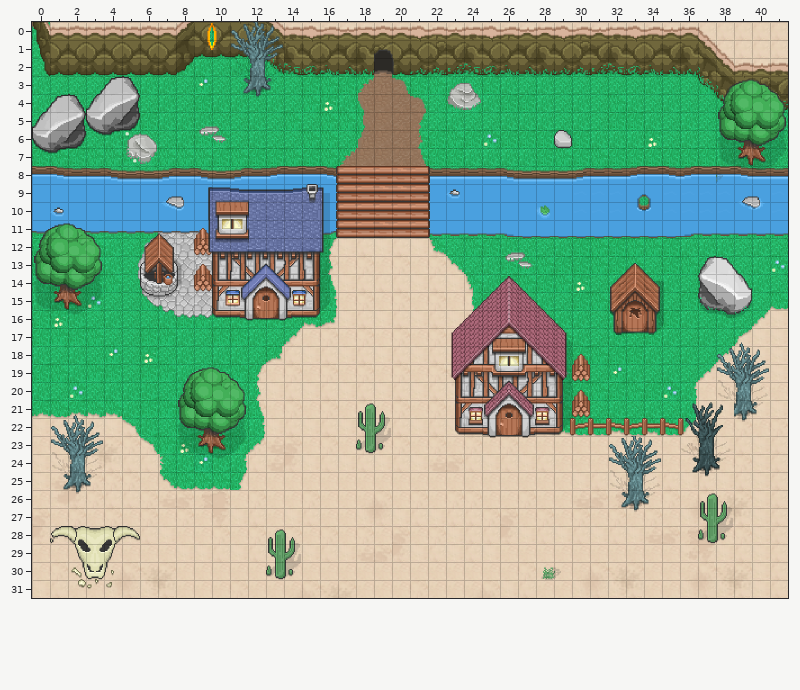
Level history. Tiled map (JSON): assets/map/example_map.json. Above: the version before the commit.
Cells are 32x32 px. Shown: x 0..41, y 0..31.
The result:
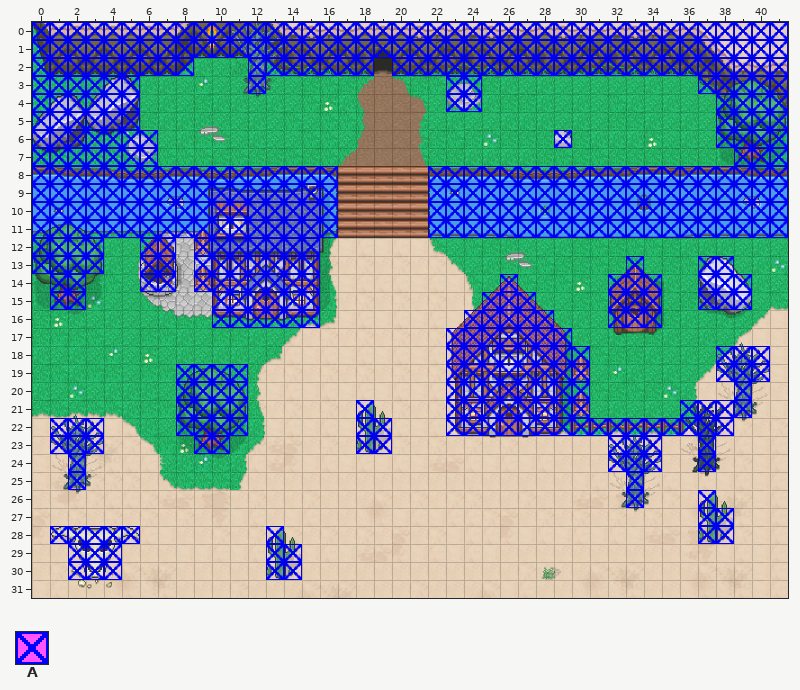
Key: from "tilesheet": A 26.
_ is an empty cell, . an unchanged one.
Tiles of an added or newly shown layer are drawn over the layers below it.
Change:
--- layer "collision" (added)
@@ x 0..41 @@
- 0 __________________________________________
- 1 __________________________________________
- 2 _________..._______.______________________
- 3 ______......_..........__............_____
- 4 ______.................__.............____
- 5 ______................................____
- 6 _______......................_........____
- 7 _______................................___
- 8 _________________.....____________________
- 9 _________________.....____________________
-10 _________________.....____________________
-11 _________________.....____________________
-12 ____..__._______..........................
-13 ____..__._______................._...__...
-14 .__...__._______.........._.....___..___..
-15 .__.......______.........___....___..___..
-16 ..........______........_____...___.......
-17 ......................._______............
-18 .......................________.......___.
-19 ........____...........________.......___.
-20 ........____...........________........_..
-21 ........____......_....________.....____..
-22 .___....____......__...________________...
-23 .___.....__.......__............___.._....
-24 .._.............................___.._....
-25 .._.............................._........
-26 ................................._..._....
-27 .....................................__...
-28 ._____......._.......................__...
-29 ..___........__...........................
-30 ..___........__...........................
+ 0 AAAAAAAAAAAAAAAAAAAAAAAAAAAAAAAAAAAAAAAAAA
+ 1 AAAAAAAAAAAAAAAAAAAAAAAAAAAAAAAAAAAAAAAAAA
+ 2 AAAAAAAAA...AAAAAAA.AAAAAAAAAAAAAAAAAAAAAA
+ 3 AAAAAA......A..........AA............AAAAA
+ 4 AAAAAA.................AA.............AAAA
+ 5 AAAAAA................................AAAA
+ 6 AAAAAAA......................A........AAAA
+ 7 AAAAAAA................................AAA
+ 8 AAAAAAAAAAAAAAAAA.....AAAAAAAAAAAAAAAAAAAA
+ 9 AAAAAAAAAAAAAAAAA.....AAAAAAAAAAAAAAAAAAAA
+10 AAAAAAAAAAAAAAAAA.....AAAAAAAAAAAAAAAAAAAA
+11 AAAAAAAAAAAAAAAAA.....AAAAAAAAAAAAAAAAAAAA
+12 AAAA..AA.AAAAAAA..........................
+13 AAAA..AA.AAAAAAA.................A...AA...
+14 .AA...AA.AAAAAAA..........A.....AAA..AAA..
+15 .AA.......AAAAAA.........AAA....AAA..AAA..
+16 ..........AAAAAA........AAAAA...AAA.......
+17 .......................AAAAAAA............
+18 .......................AAAAAAAA.......AAA.
+19 ........AAAA...........AAAAAAAA.......AAA.
+20 ........AAAA...........AAAAAAAA........A..
+21 ........AAAA......A....AAAAAAAA.....AAAA..
+22 .AAA....AAAA......AA...AAAAAAAAAAAAAAAA...
+23 .AAA.....AA.......AA............AAA..A....
+24 ..A.............................AAA..A....
+25 ..A..............................A........
+26 .................................A...A....
+27 .....................................AA...
+28 .AAAAA.......A.......................AA...
+29 ..AAA........AA...........................
+30 ..AAA........AA...........................
Pixel boxes of the changes (left, top, right, bottom) in both pictures:
added: (32, 22, 788, 580)
